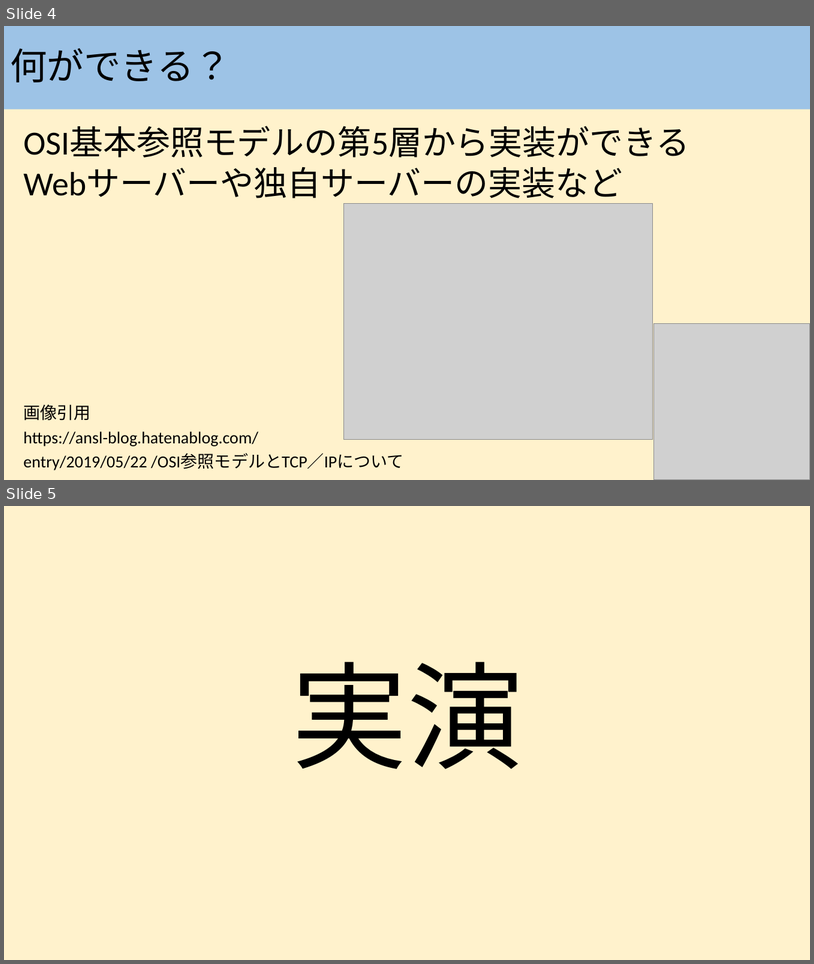
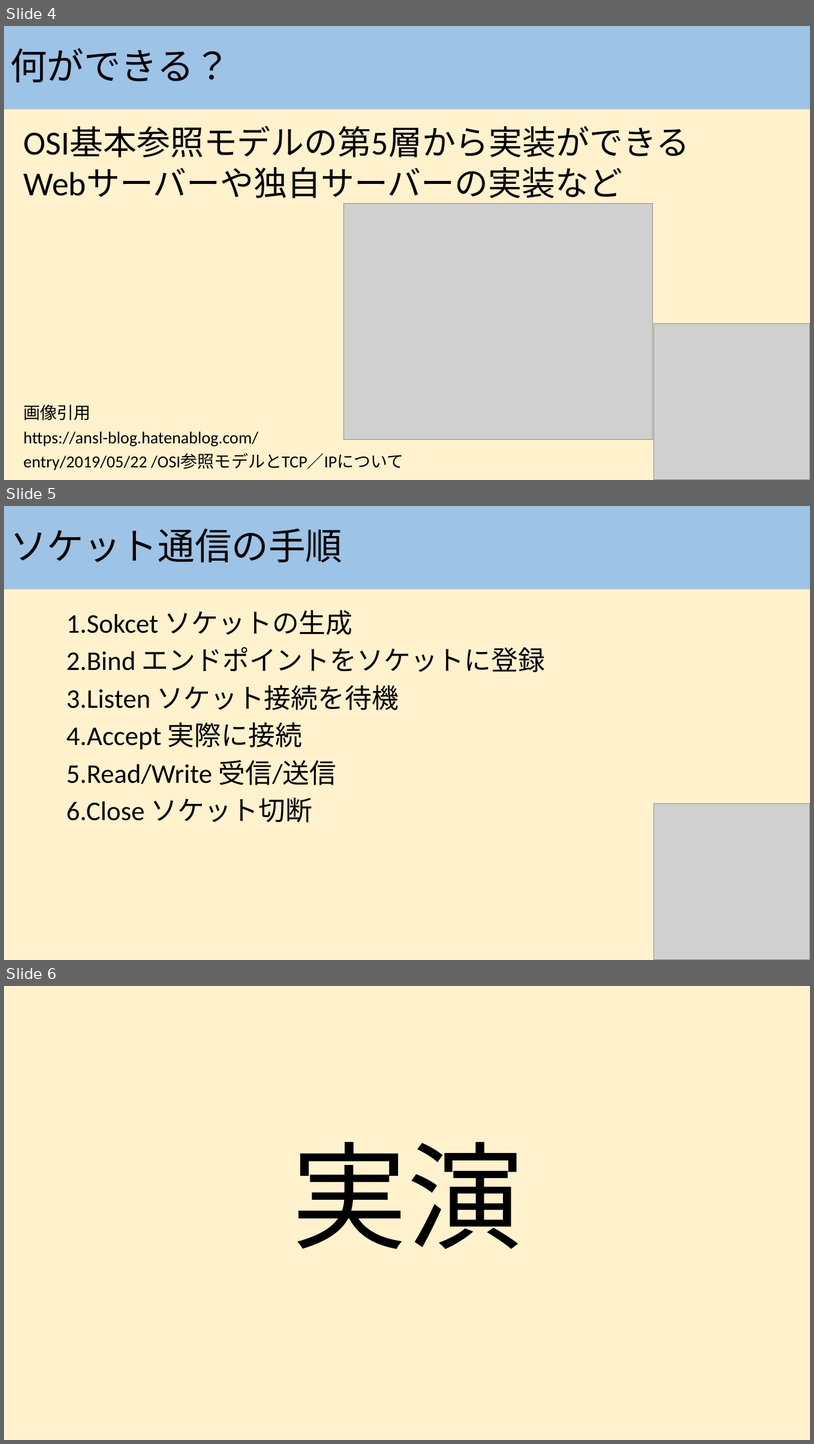
Before and after one commit to sakastudio/aktsk_lt_socket, a slide deck: lt.pptx. Shown one above the other, each under a label of ours: slides 4 and 5 before the commit, slides 4, 5 and 6 after it. The pictures are 814x964 and 814x1444 pixels, drawn with LibreOffice and Linux fonts; fonts in the diff are those of the drawing; grey boxes stand for pictures. Boxes give left, top, right and bottom in pixels: in the first picture for what was removed or moved away, otherwise in the second. Text is boxed around its words. In the diff, an @@ line names an element or a change of style, - is before the commit and + after.

Commit message:
スライド追加

```diff
--- a/lt.pptx
+++ b/lt.pptx
@@ slide 5 added at [4,506,810,960], background #FFF2CC @@
@@ title added at [4,506,810,589], fill #9DC3E6, 44 pt, text #000000 @@
+ソケット通信の手順
@@ text added at [66,610,545,822], 32 pt, text #000000 @@
+1.Sokcet ソケットの生成
+2.Bind エンドポイントをソケットに登録
+3.Listen ソケット接続を待機
+4.Accept 実際に接続
+5.Read/Write 受信/送信
+6.Close ソケット切断
@@ picture added at [654,804,810,960] @@
@@ what was slide 5 is now slide 6 @@
```
